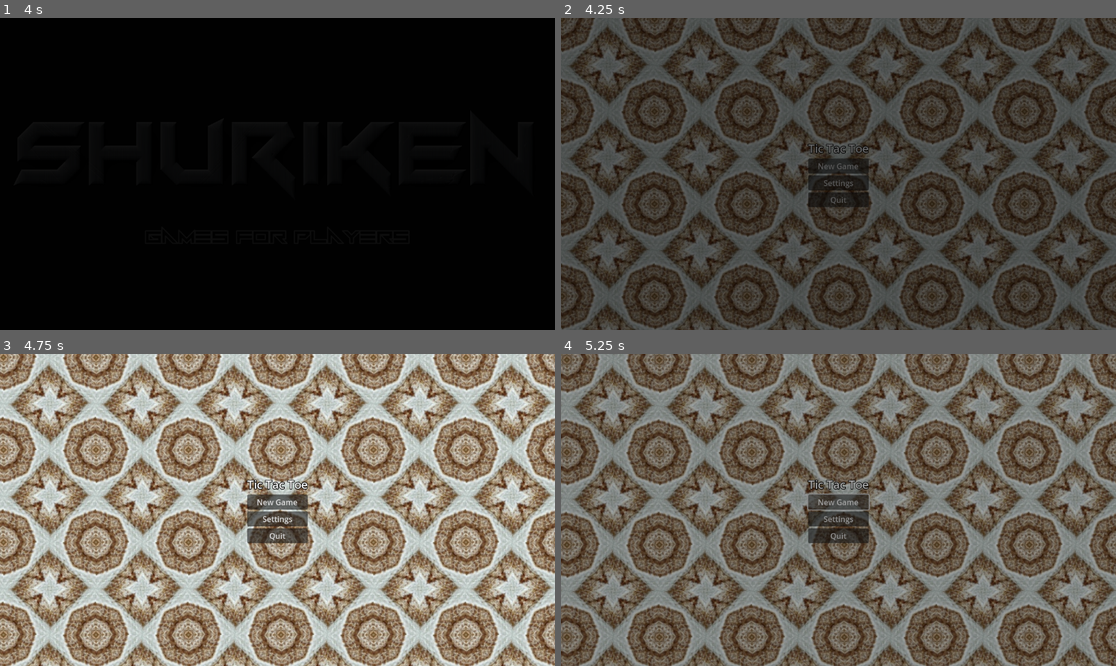
Above: before the commit, frames 1-4 (two rows, left to right).
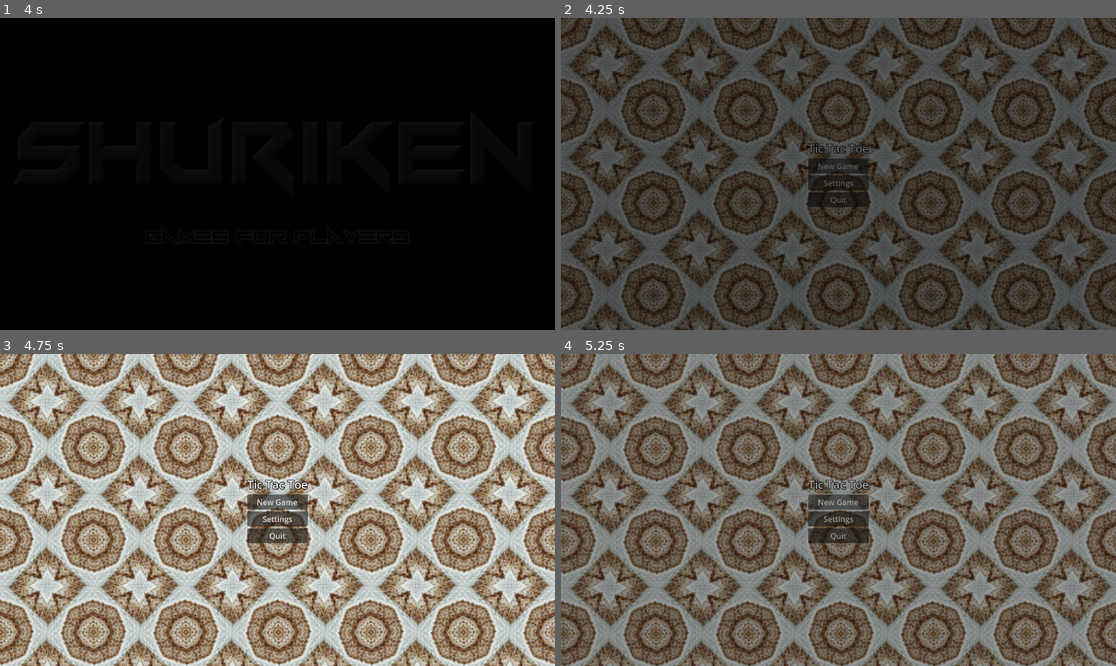
Above: after the commit, the same moments.

Repository: flashguardian13/godot-4-skeleton
Game: Godot game, scene res://scenes/main.tscn
Same seed, same stepped clock (60 frames per second), same inputs: the game is played once before the commit and once after it.
Inputs (mouse positions are in pixels of both pictures, inside the frame that each line leads up to):
- Up to frame 1 (4 s): tap Enter at 0.5, 2, 3.5 s; move the mouse to (399, 158) at 0.52 s; tap Space at 1.25, 2.75 s; move the mouse to (166, 189) at 1.27 s; move the mouse to (333, 105) at 2.02 s; move the mouse to (249, 236) at 2.77 s; move the mouse to (444, 220) at 3.52 s
- Up to frame 2 (4.25 s): no input
- Up to frame 3 (4.75 s): click (277, 500) at 4.25 s, where only the run before the commit has a clickable "New Game"
- Up to frame 4 (5.25 s): click "New Game" at 5 s

Frame 1 is identical in both runs. In frame 2, 9.2% of the frame differs, in the area x 0-100%, y 0-100%; in frame 3, 58%; in frame 4, 45%.

Commit message:
pause the game while transitions are in progress

Diff:
--- a/scenes/main.tscn
+++ b/scenes/main.tscn
@@ -32,8 +32,10 @@
 [node name="UI" type="CanvasLayer" parent="."]
 
 [node name="Transition" type="CanvasLayer" parent="."]
+process_mode = 3
 
 [node name="Popups" type="CanvasLayer" parent="."]
+process_mode = 3
 
 [node name="SaveFirst" parent="Popups" instance=ExtResource("3_tm2ma")]
 visible = false
@@ -51,3 +53,4 @@
 visible = false
 
 [node name="MusicPlayer" parent="." instance=ExtResource("6_psxog")]
+process_mode = 3
--- a/singletons/transitions.gd
+++ b/singletons/transitions.gd
@@ -46,6 +46,8 @@
 		return
 	print("Starting transition to: %s" % scene_path)
 	_busy = true
+	# Pause the game. (Transitions are never paused.)
+	get_tree().paused = true
 	# Instantiate the desired transition animation and add it to the scene tree.
 	var transition = _load_scene_cached(transition_path).instantiate()
 	_main().get_node("Transition").add_child(transition)
@@ -73,5 +75,7 @@
 	for child in transition.get_children():
 		transition.remove_child(child)
 		child.queue_free()
+	# Resume gameplay.
+	get_tree().paused = false
 	print("Transition complete.")
 	_busy = false
Not shown, changed: README.md
